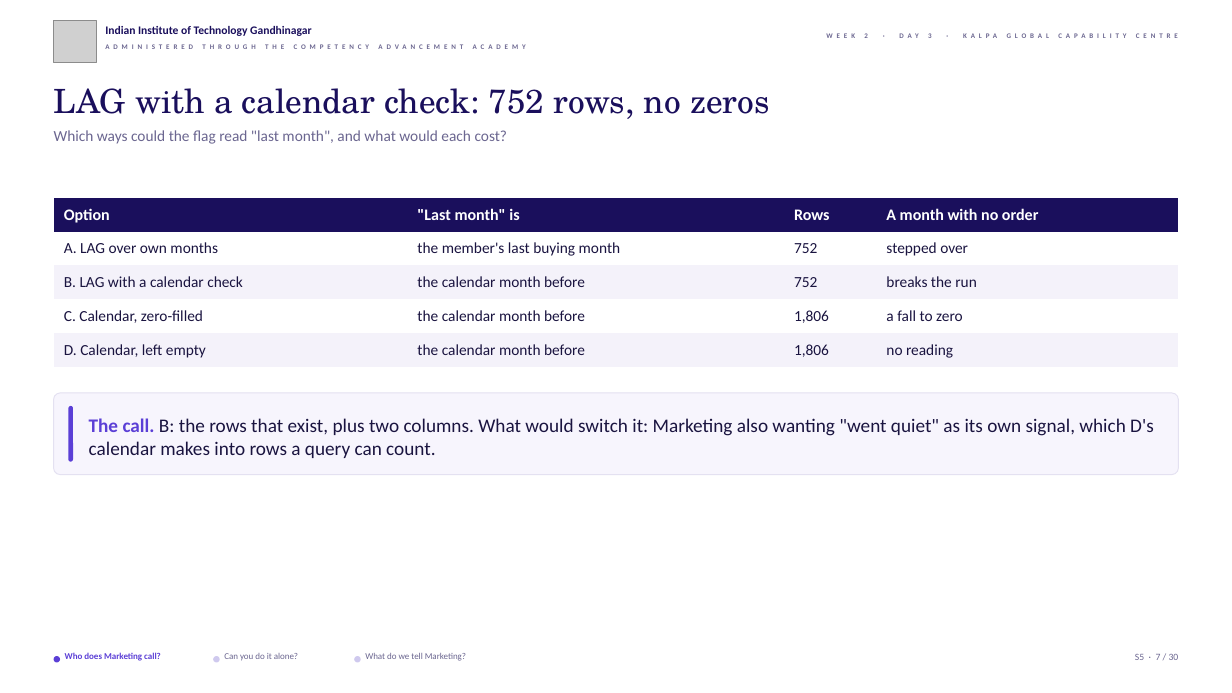
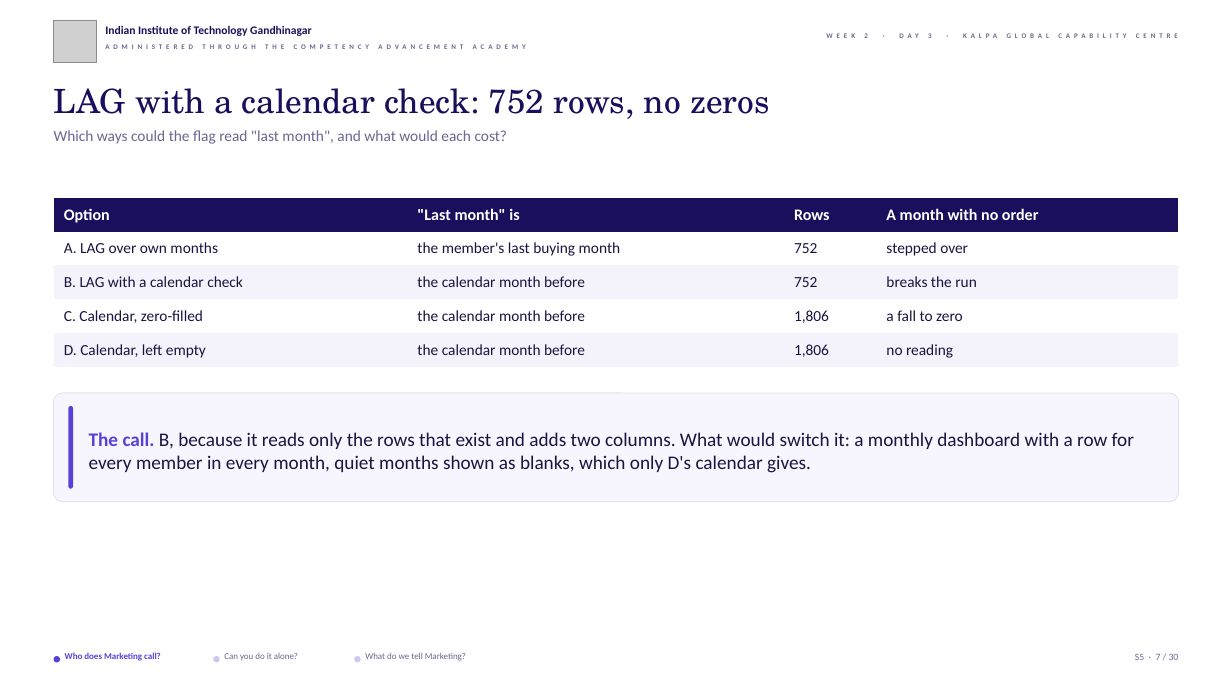
Before and after one commit to fde-academy-lab/c2-content-factory, a slide deck: slide 7 of content/W02/D3/slides/C2_W02_D03_half2_STUDENT.pptx. Drawn at 1232x693 pixels with LibreOffice and Linux fonts; fonts in the diff are those of the drawing; grey boxes stand for pictures; background and template pictures are left out. Boxes give left, top, right and bottom in pixels: in the first picture for what was removed or moved away, otherwise in the second. Text is boxed around its words. In the diff, an @@ line names an element or a change of style, - is before the commit and + after.

```diff
--- a/content/W02/D3/slides/C2_W02_D03_half2_STUDENT.pptx
+++ b/content/W02/D3/slides/C2_W02_D03_half2_STUDENT.pptx
@@ rounded rectangle: place and size @@
-rounded rectangle at <box>54,393,1178,474</box>
+rounded rectangle at <box>54,393,1178,502</box>
@@ rounded rectangle: place and size @@
-rounded rectangle at <box>68,406,73,461</box>
+rounded rectangle at <box>68,406,73,489</box>
@@ text at <box>89,432,1134,473</box>: text changed @@
-The call. B: the rows that exist, plus two columns. What would switch it: Marketing also wanting "went quiet" as its own signal, which D's calendar makes into rows a query can count.
+The call. B, because it reads only the rows that exist and adds two columns. What would switch it: a monthly dashboard with a row for every member in every month, quiet months shown as blanks, which only D's calendar gives.
```
Also in this commit, not shown: 21 other slides changed, 43 other files.
